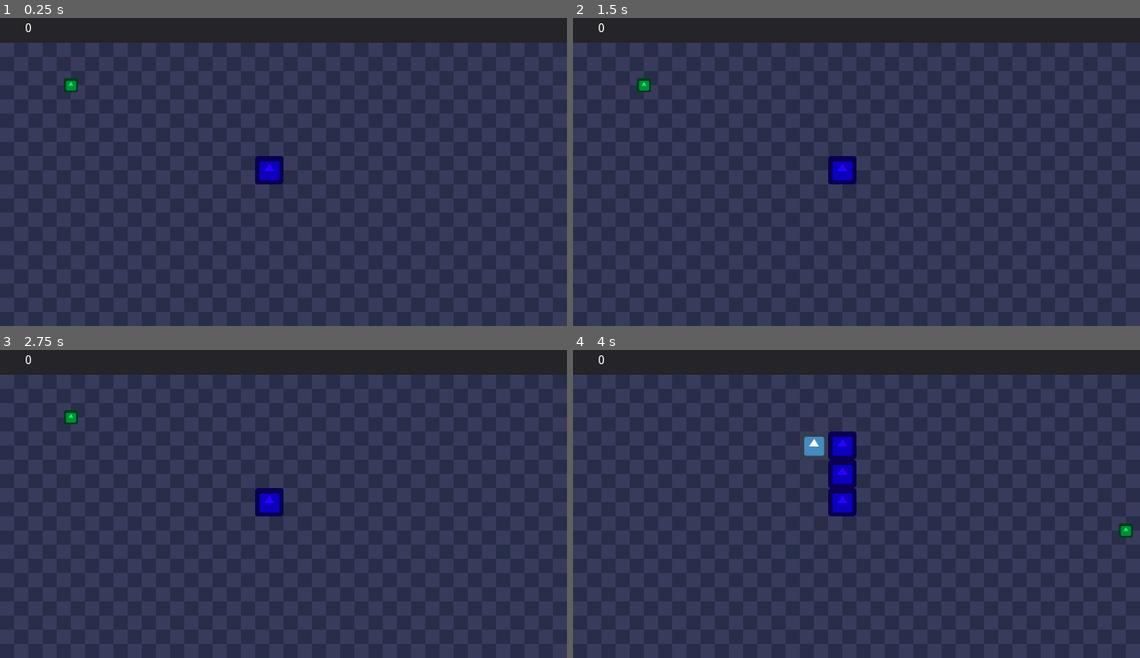
Above: before the commit, frames 1-4 (two rows, left to right).
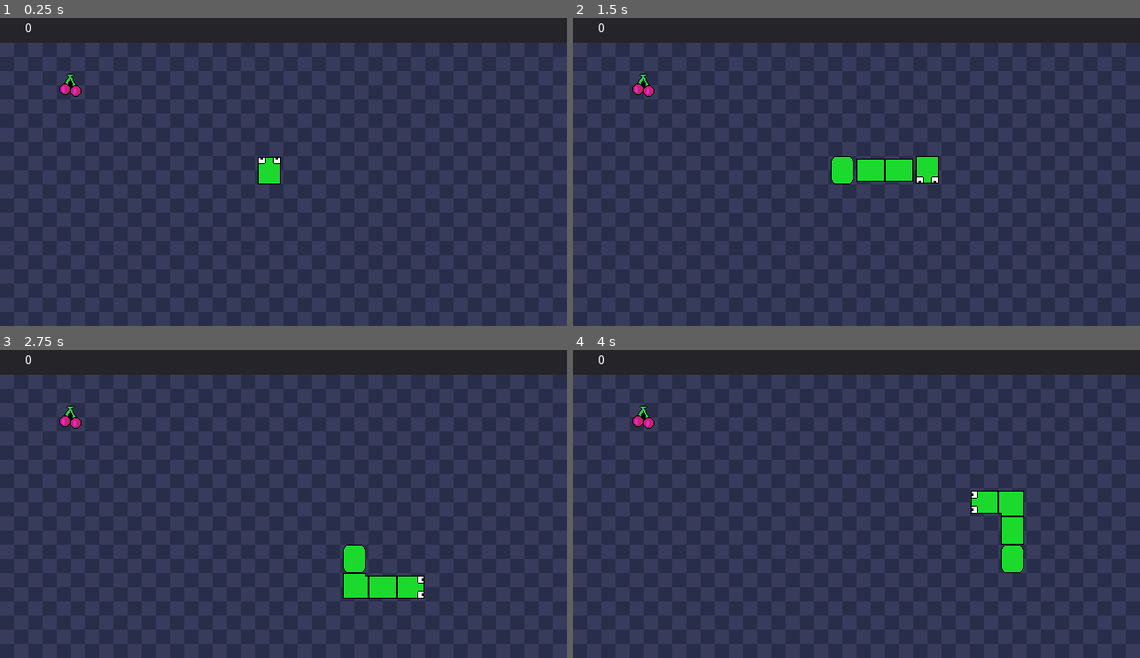
Above: after the commit, the same moments.

Repository: DanielBT91/godot-005-simple-snake-game
Game: Godot game, scene res://Scenes/World.tscn
Two runs of this game, one before a commit and one after it. Both use one fixed random seed, a clock stepped at 60 frames per second and the inputs below. The engine's default icon, where the game draws it, is replaced by a stand-in: a white triangle on a blue panel in a dark square.
Inputs:
- Up to frame 1 (0.25 s): no input
- Up to frame 2 (1.5 s): tap Enter at 0.5 s; hold Right (ui_right) 0.53-1.28 s; hold Down (ui_down) from 1.28 s (still down)
- Up to frame 3 (2.75 s): release Down (ui_down) at 2.03 s; hold Right (ui_right) from 2.03 s (still down)
- Up to frame 4 (4 s): release Right (ui_right) at 2.78 s; hold Up (ui_up) 2.78-3.53 s; hold Left (ui_left) from 3.53 s (still down)

The runs differ from the first frame. In frame 1, 0.6% of the frame differs, in the area x 10-50%, y 18-55%; in frame 2, 1.8%; in frame 3, 2.1%; in frame 4, 3.3%, in the area x 10-99%, y 18-73%.

Commit message:
some pixel sprites; sprite player and parts rotation;

Diff:
--- a/Scenes/Food.tscn
+++ b/Scenes/Food.tscn
@@ -1,14 +1,14 @@
 [gd_scene load_steps=4 format=2]
 
 [ext_resource path="res://Scenes/Food.gd" type="Script" id=1]
-[ext_resource path="res://icon.png" type="Texture" id=2]
+[ext_resource path="res://Sprites/Food.png" type="Texture" id=2]
 
 [sub_resource type="RectangleShape2D" id=1]
 
 custom_solver_bias = 0.0
-extents = Vector2( 10, 10 )
+extents = Vector2( 16, 16 )
 
-[node name="Food" type="Area2D" index="0" groups=[
+[node name="Food" type="Area2D" groups=[
 "food",
 ]]
 
@@ -31,8 +31,7 @@
 
 [node name="Sprite" type="Sprite" parent="." index="1"]
 
-modulate = Color( 0, 1, 0.320313, 1 )
-scale = Vector2( 0.5, 0.5 )
+scale = Vector2( 2, 2 )
 texture = ExtResource( 2 )
 _sections_unfolded = [ "Transform", "Visibility" ]
 
--- a/Scenes/HUD.tscn
+++ b/Scenes/HUD.tscn
@@ -2,7 +2,7 @@
 
 [ext_resource path="res://Scenes/HUD.gd" type="Script" id=1]
 
-[node name="Control" type="Control"]
+[node name="HUD" type="Control"]
 
 anchor_left = 0.0
 anchor_top = 0.0
--- a/Scenes/Part.gd
+++ b/Scenes/Part.gd
@@ -1,5 +1,11 @@
 extends Area2D
 
+const PART_SPRITE = preload("res://Sprites/Part.png")
+const PART_CORNER = preload("res://Sprites/PartCorner.png")
+const PART_TAIL = preload("res://Sprites/PartTail.png")
+
+func _ready():
+	visible = false
 
 func _on_TimerFlash_timeout():
 	visible = !visible
--- a/Scenes/Part.tscn
+++ b/Scenes/Part.tscn
@@ -1,18 +1,17 @@
 [gd_scene load_steps=4 format=2]
 
 [ext_resource path="res://Scenes/Part.gd" type="Script" id=1]
-[ext_resource path="res://icon.png" type="Texture" id=2]
+[ext_resource path="res://Sprites/Part.png" type="Texture" id=2]
 
 [sub_resource type="RectangleShape2D" id=1]
 
 custom_solver_bias = 0.0
 extents = Vector2( 30, 30 )
 
-[node name="Part" type="Area2D" groups=[
+[node name="Part" type="Area2D" index="0" groups=[
 "part",
 ]]
 
-modulate = Color( 0.171875, 0, 1, 1 )
 input_pickable = true
 gravity_vec = Vector2( 0, 1 )
 gravity = 98.0
@@ -26,21 +25,22 @@
 "_edit_group_": true
 }
 
-[node name="Sprite" type="Sprite" parent="." index="0"]
-
-texture = ExtResource( 2 )
-_sections_unfolded = [ "Transform", "Visibility" ]
-
-[node name="CollisionShape2D" type="CollisionShape2D" parent="." index="1"]
+[node name="CollisionShape2D" type="CollisionShape2D" parent="." index="0"]
 
 shape = SubResource( 1 )
 _sections_unfolded = [ "Transform" ]
 
-[node name="TimerFlash" type="Timer" parent="." index="2"]
+[node name="TimerFlash" type="Timer" parent="." index="1"]
 
 process_mode = 1
 wait_time = 0.25
 one_shot = false
 autostart = false
 
+[node name="Sprite" type="Sprite" parent="." index="2"]
+
+scale = Vector2( 2, 2 )
+texture = ExtResource( 2 )
+_sections_unfolded = [ "Transform", "Visibility" ]
+
 [connection signal="timeout" from="TimerFlash" to="." method="_on_TimerFlash_timeout"]
--- a/Scenes/Player.gd
+++ b/Scenes/Player.gd
@@ -8,6 +8,7 @@
 var parts = Array()
 var hasMoved = false
 var dead = false
+var old_rotation = 0
 
 signal eat_food
 
@@ -25,6 +26,7 @@
 		part.global_position = global_position
 	get_parent().call_deferred("add_child", part)
 	parts.append(part)
+	part.visible = false
 
 func _process(delta):
 
@@ -33,38 +35,32 @@
 
 	check_out_of_screen()
 
-
 	if  Input.is_action_pressed("ui_up"):
 		direction = Vector2(0, -1)
+		$Sprite.rotation_degrees = 0
 
 	if  Input.is_action_pressed("ui_down"):
 		direction = Vector2(0, 1)
+		$Sprite.rotation_degrees = 180
 
 	if  Input.is_action_pressed("ui_left"):
 		direction = Vector2(-1, 0)
+		$Sprite.rotation_degrees = -90
 
 	if  Input.is_action_pressed("ui_right"):
 		direction = Vector2(1, 0)
+		$Sprite.rotation_degrees = 90
 
-	if !hasMoved and direction == Vector2(0,0):
+	if !hasMoved and direction != Vector2(0,0):
 		hasMoved = true
 
-	movementSpeed += delta
-	if movementSpeed > .25 and position == targetPosition:
-
-		var pos = null
-		for part in parts:
-			if pos == null:
-				pos = part.global_position
-				part.global_position = global_position
-			else:
-				var old_pos = part.global_position
-				part.global_position = pos
-				pos = old_pos
-
-		movementSpeed = 0
-		position += direction * 64
-		targetPosition = targetPosition + (direction * 64)
+	if hasMoved:
+		movementSpeed += delta
+		if movementSpeed > .25 and position == targetPosition:
+			manage_parts()
+			movementSpeed = 0
+			position += direction * 64
+			targetPosition = targetPosition + (direction * 64)
 
 func check_out_of_screen():
 	var kill = false
@@ -78,6 +74,53 @@
 		get_parent().game_over()
 		for part in parts:
 			part.get_node("TimerFlash").start()
+
+func manage_parts():
+	var pos = null
+	for i in parts.size():
+		parts[i].visible = true
+		if pos == null:
+			pos = parts[i].global_position
+			parts[i].global_position = global_position
+		else:
+			var old_pos = parts[i].global_position
+			parts[i].global_position = pos
+			pos = old_pos
+
+	for i in parts.size():
+		var cur = parts.size() - i - 1
+		if cur == 0:
+			continue
+		parts[cur].get_node("Sprite").rotation_degrees = parts[cur - 1].get_node("Sprite").rotation_degrees
+		parts[cur].get_node("Sprite").set_texture(parts[cur - 1].get_node("Sprite").get_texture())
+
+	if old_rotation != $Sprite.rotation_degrees:
+		if old_rotation == 90 and $Sprite.rotation_degrees == 90:
+			parts[0].get_node("Sprite").rotation_degrees = 90
+		if old_rotation == 0 and $Sprite.rotation_degrees == -90:
+			parts[0].get_node("Sprite").rotation_degrees = 90
+		if old_rotation == -90 and $Sprite.rotation_degrees == 180:
+			parts[0].get_node("Sprite").rotation_degrees = 0
+		if old_rotation == 180 and $Sprite.rotation_degrees == 90:
+			parts[0].get_node("Sprite").rotation_degrees = -90
+		if old_rotation == 90 and $Sprite.rotation_degrees == 0:
+			parts[0].get_node("Sprite").rotation_degrees = 180
+		if old_rotation == 0 and $Sprite.rotation_degrees == 90:
+			parts[0].get_node("Sprite").rotation_degrees = 0
+		if old_rotation == 90 and $Sprite.rotation_degrees == 180:
+			parts[0].get_node("Sprite").rotation_degrees = 90
+		if old_rotation == -90 and $Sprite.rotation_degrees == 0:
+			parts[0].get_node("Sprite").rotation_degrees = -90
+		if old_rotation == 180 and $Sprite.rotation_degrees == -90:
+			parts[0].get_node("Sprite").rotation_degrees = 180
+
+		old_rotation = $Sprite.rotation_degrees
+		parts[0].get_node("Sprite").set_texture(parts[0].PART_CORNER)
+	else:
+		parts[0].get_node("Sprite").set_texture(parts[0].PART_SPRITE)
+		parts[0].get_node("Sprite").rotation_degrees = $Sprite.rotation_degrees
+
+	parts[parts.size() - 1].get_node("Sprite").set_texture(parts[0].PART_TAIL)
 
 func _on_Player_area_entered(area):
 
--- a/Scenes/Player.tscn
+++ b/Scenes/Player.tscn
@@ -1,14 +1,14 @@
 [gd_scene load_steps=4 format=2]
 
 [ext_resource path="res://Scenes/Player.gd" type="Script" id=1]
-[ext_resource path="res://icon.png" type="Texture" id=2]
+[ext_resource path="res://Sprites/Player.png" type="Texture" id=2]
 
 [sub_resource type="RectangleShape2D" id=1]
 
 custom_solver_bias = 0.0
 extents = Vector2( 30, 30 )
 
-[node name="Player" type="Area2D"]
+[node name="Player" type="Area2D" index="0"]
 
 input_pickable = true
 gravity_vec = Vector2( 0, 1 )
@@ -19,14 +19,12 @@
 audio_bus_name = "Master"
 script = ExtResource( 1 )
 _sections_unfolded = [ "Collision", "Transform", "Visibility" ]
-__meta__ = {
-"_edit_group_": true
-}
 
 [node name="Sprite" type="Sprite" parent="." index="0"]
 
+scale = Vector2( 2, 2 )
 texture = ExtResource( 2 )
-_sections_unfolded = [ "Transform" ]
+_sections_unfolded = [ "Transform", "Z Index" ]
 
 [node name="CollisionShape2D" type="CollisionShape2D" parent="." index="1"]
 
--- a/Scenes/World.gd
+++ b/Scenes/World.gd
@@ -19,7 +19,7 @@
 	var food = FOOD.instance()
 
 	var pos
-	for i in 20:
+	for i in 100:
 
 		pos = Vector2(round(rand_range(0, 20)), round(rand_range(1, 10))) * 64
 		pos += Vector2(32, 32)
--- a/Scenes/World.tscn
+++ b/Scenes/World.tscn
@@ -5,7 +5,7 @@
 [ext_resource path="res://Scenes/Player.tscn" type="PackedScene" id=3]
 [ext_resource path="res://Scenes/HUD.tscn" type="PackedScene" id=4]
 
-[node name="World" type="Node" index="0"]
+[node name="World" type="Node"]
 
 script = ExtResource( 1 )
 
@@ -46,10 +46,10 @@
 one_shot = true
 autostart = false
 
-[node name="Control" parent="." index="3" instance=ExtResource( 4 )]
+[node name="HUD" parent="." index="3" instance=ExtResource( 4 )]
 
 rect_scale = Vector2( 2, 2 )
 
 [connection signal="area_entered" from="Player" to="Player" method="_on_Player_area_entered"]
 
-[connection signal="eat_food" from="Player" to="Control" method="_on_Player_eat_food"]
+[connection signal="eat_food" from="Player" to="HUD" method="_on_Player_eat_food"]
Binary file added: Sprites/Food.png
Not shown, added: Sprites/Food.png.import
Binary file added: Sprites/Part.png
Not shown, added: Sprites/Part.png.import
Binary file added: Sprites/PartCorner.png
Not shown, added: Sprites/PartCorner.png.import
Binary file added: Sprites/PartTail.png
Not shown, added: Sprites/PartTail.png.import
Binary file added: Sprites/Player.png
Not shown, added: Sprites/Player.png.import
